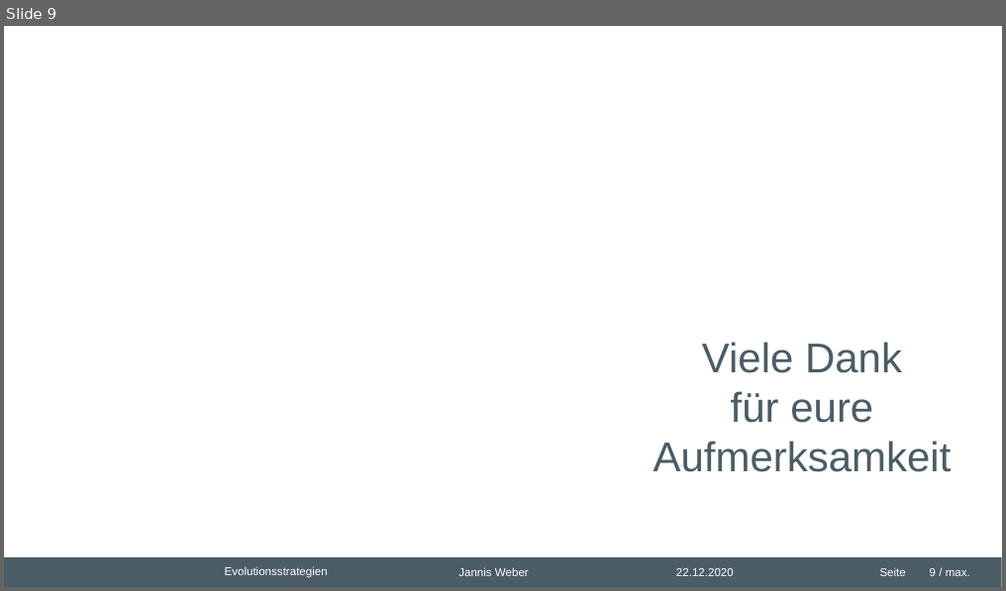
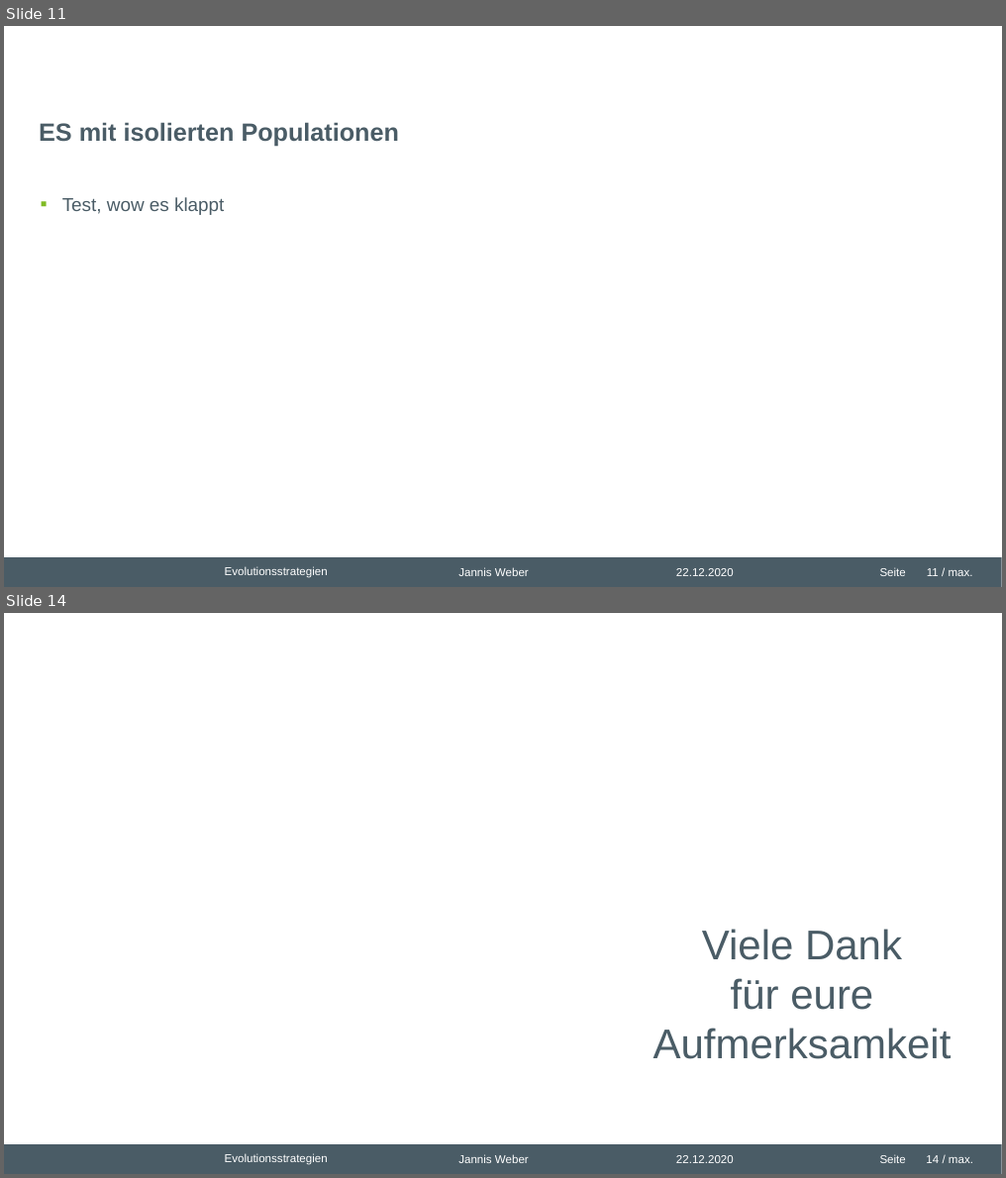
Before and after one commit to nhrt/Genetic-Algorithms, a slide deck: Fachvortrag/Präsentation Fachvortrag.pptx. Shown one above the other, each under a label of ours: slide 9 before the commit, slides 11 and 14 after it; the slides between them are not shown. The pictures are 1006x591 and 1006x1178 pixels, drawn with LibreOffice and Linux fonts; fonts in the diff are those of the drawing; grey boxes stand for pictures; background and template pictures are left out. Boxes give left, top, right and bottom in pixels: in the first picture for what was removed or moved away, otherwise in the second. Text is boxed around its words. In the diff, an @@ line names an element or a change of style, - is before the commit and + after.

```diff
--- a/Fachvortrag/Präsentation Fachvortrag.pptx
+++ b/Fachvortrag/Präsentation Fachvortrag.pptx
@@ slide 11 added at box(4, 26, 1002, 587), background #FFFFFF; not listed: 6 template elements that a slide beside it also shows @@
@@ title added at box(39, 122, 399, 146), 24 pt, text #4A5C66, bold @@
+ES mit isolierten Populationen
@@ text added at box(62, 197, 224, 215), 18 pt, text #4A5C66 @@
+▪ Test, wow es klappt
@@ what was slide 9 is now slide 14 @@
@@ page number at box(926, 1156, 973, 1163): text changed @@
-9 / max.
+14 / max.
```
Also in this commit, not shown: 4 other slides added, 3 other files.
